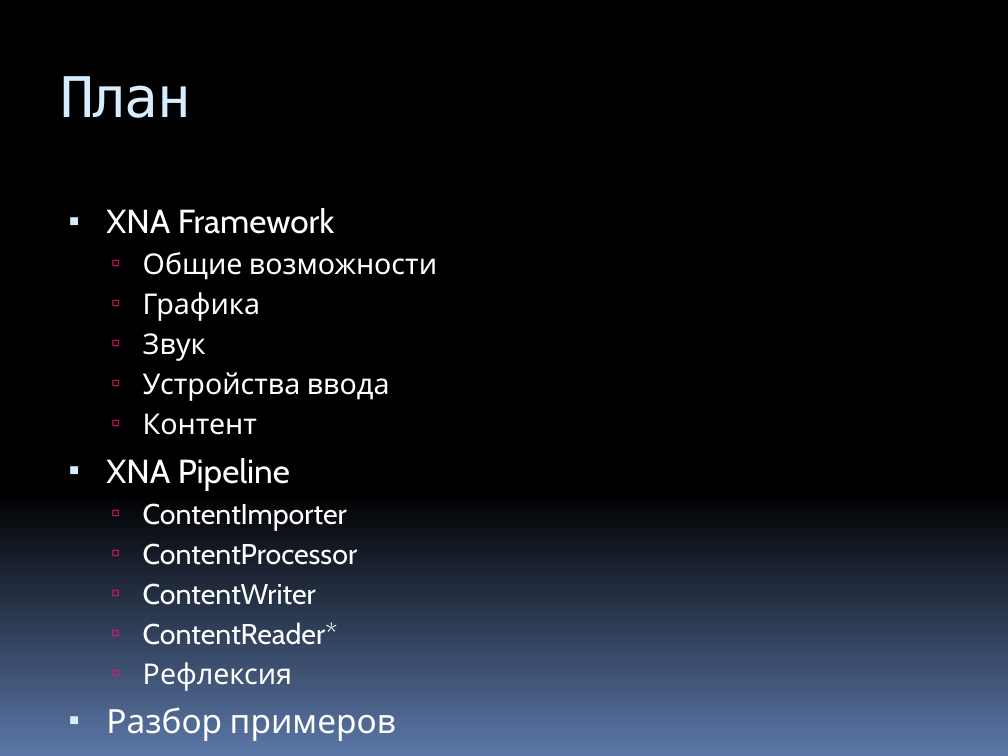
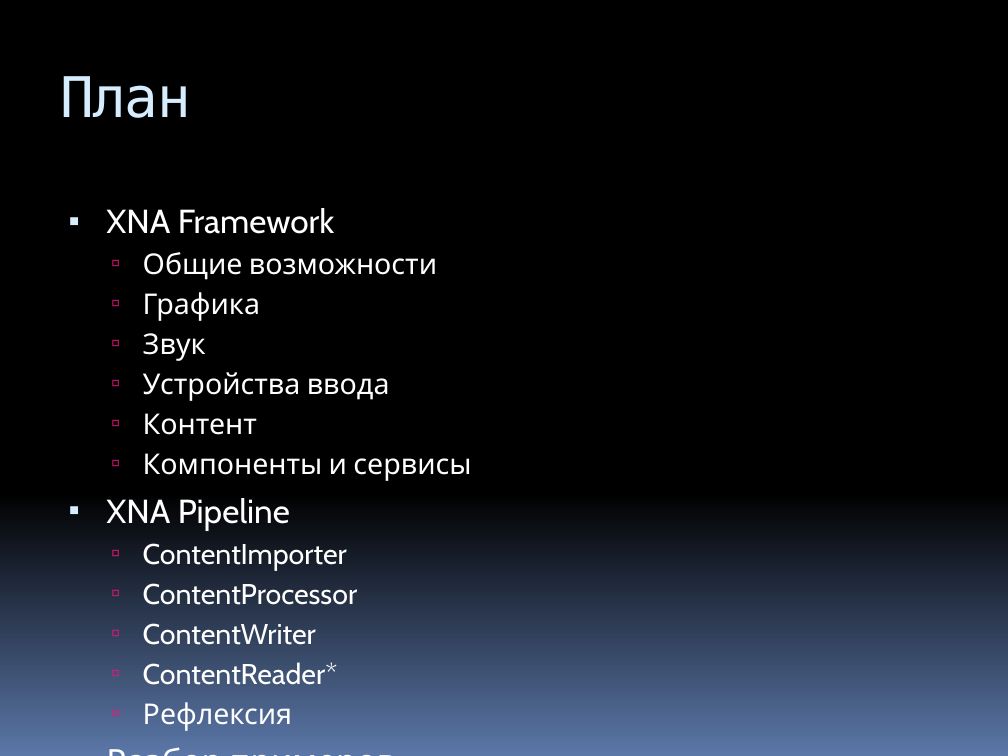
Before and after one commit to Jacobi20/quadro-xds, a slide deck: slide 10 of Docs/MasterClass.pptx (slide 6 before the commit). Drawn at 1008x756 pixels with LibreOffice and Linux fonts; fonts in the diff are those of the drawing. Boxes give left, top, right and bottom in pixels: in the first picture for what was removed or moved away, otherwise in the second. Text is boxed around its words. In the diff, an @@ line names an element or a change of style, - is before the commit and + after.

```diff
--- a/Docs/MasterClass.pptx
+++ b/Docs/MasterClass.pptx
@@ text at [143,453,471,481]: paragraph added @@
+  ▫ Компоненты и сервисы
```
Also in this commit, not shown: 4 other slides changed, 4 slides added.
